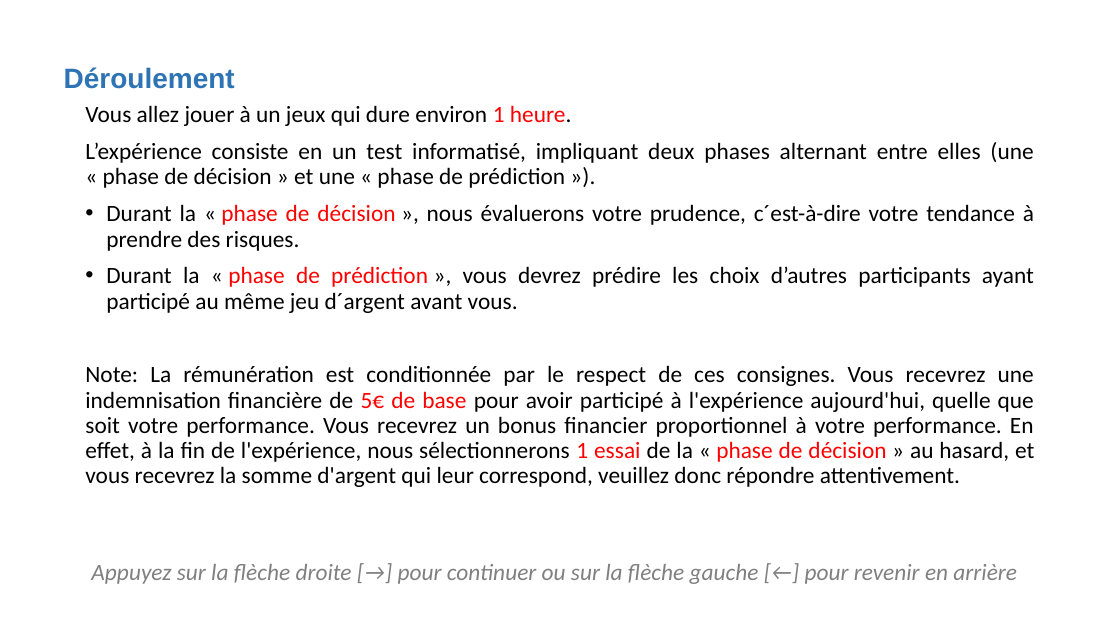
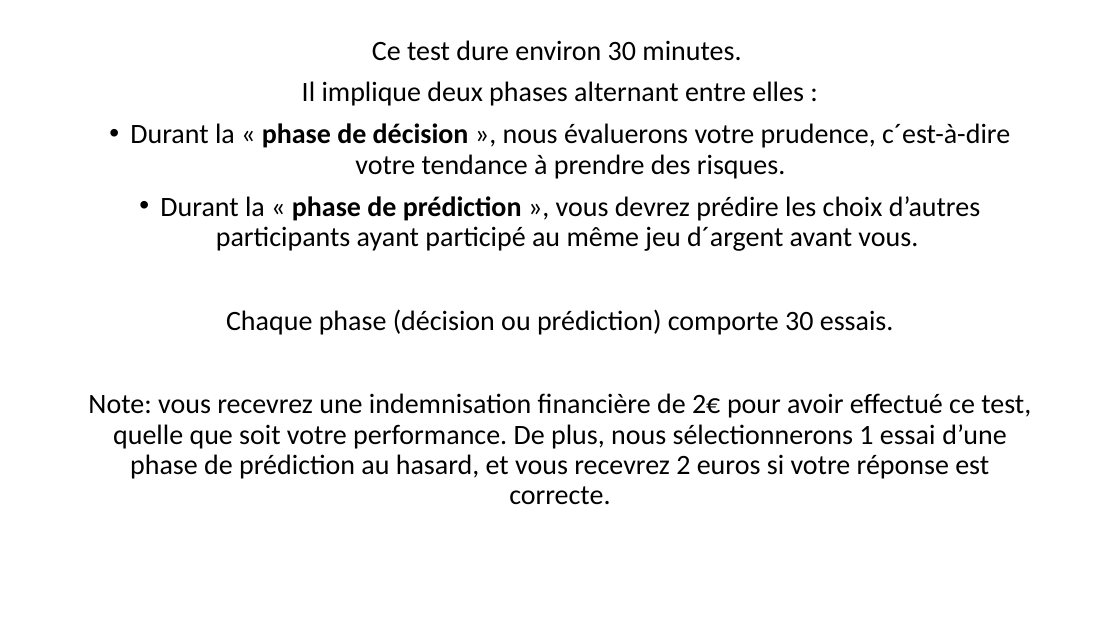
Before and after one commit to MBB-team/Online_Testing, a slide deck: slide 2 of src/DPD_task/stimuli/instructions/instructionsDPD.pptx. Drawn at 1120x630 pixels with LibreOffice and Linux fonts; fonts in the diff are those of the drawing. Boxes give left, top, right and bottom in pixels: in the first picture for what was removed or moved away, otherwise in the second. Text is boxed around its words. In the diff, an @@ line names an element or a change of style, - is before the commit and + after.

Commit message:
modif instructions test DPD
+ a few other modifs on the other tests

```diff
--- a/src/DPD_task/stimuli/instructions/instructionsDPD.pptx
+++ b/src/DPD_task/stimuli/instructions/instructionsDPD.pptx
@@ text "Ce test dure environ 30 ...": place and size @@
-text "Ce test dure environ 30 ..." at [85, 105, 1034, 487]
+text "Ce test dure environ 30 ..." at [88, 40, 1031, 504]
@@ text at [302, 40, 804, 106]: text changed; size 20 to 24 pt @@
-Vous allez jouer à un jeux qui dure environ 1 heure.
-L’expérience consiste en un test informatisé, impliquant deux phases alternant entre elles (une « phase de décision » et une « phase de prédiction »).
+Ce test dure environ 30 minutes.
+Il implique deux phases alternant entre elles :
@@ text removed at [64, 67, 235, 89] @@
-Déroulement
@@ text at [130, 123, 1010, 251]: size 20 to 24 pt in "Durant la « phase de décision », ...", "Durant la « phase de prédiction », ..."; text colour #FF0000 to #000000, bold on in "phase de décision", "phase de prédiction"; alignment justified to centre @@
@@ text at [88, 309, 1031, 504]: text changed; size 20 to 24 pt @@
-Note: La rémunération est conditionnée par le respect de ces consignes. Vous recevrez une indemnisation financière de 5€ de base pour avoir participé à l'expérience aujourd'hui, quelle que soit votre performance. Vous recevrez un bonus financier proportionnel à votre performance. En effet, à la fin de l'expérience, nous sélectionnerons 1 essai de la « phase de décision » au hasard, et vous recevrez la somme d'argent qui leur correspond, veuillez donc répondre attentivement.
+Chaque phase (décision ou prédiction) comporte 30 essais.
+Note: vous recevrez une indemnisation financière de 2€ pour avoir effectué ce test, quelle que soit votre performance. De plus, nous sélectionnerons 1 essai d’une phase de prédiction au hasard, et vous recevrez 2 euros si votre réponse est correcte.
@@ text removed at [91, 564, 1017, 584] @@
-Appuyez sur la flèche droite [→] pour continuer ou sur la flèche gauche [←] pour revenir en arrière
```
Also in this commit, not shown: 14 other slides changed, 8 slides added, 3 slides removed, 2 other files.
